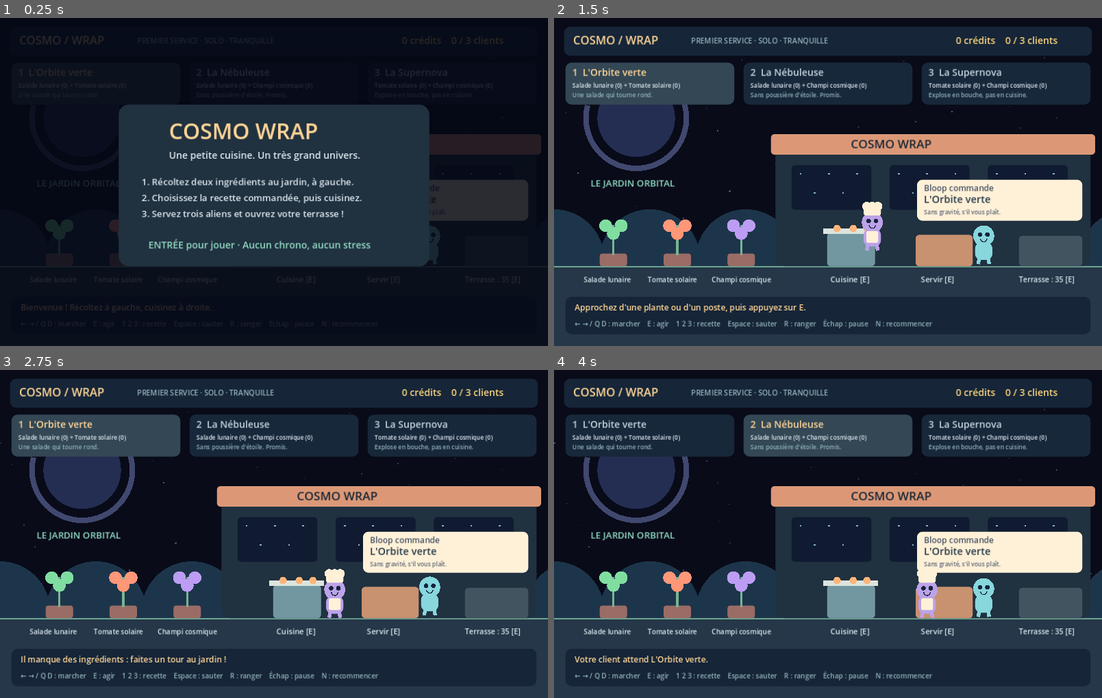
Above: before the commit, frames 1-4 (two rows, left to right).
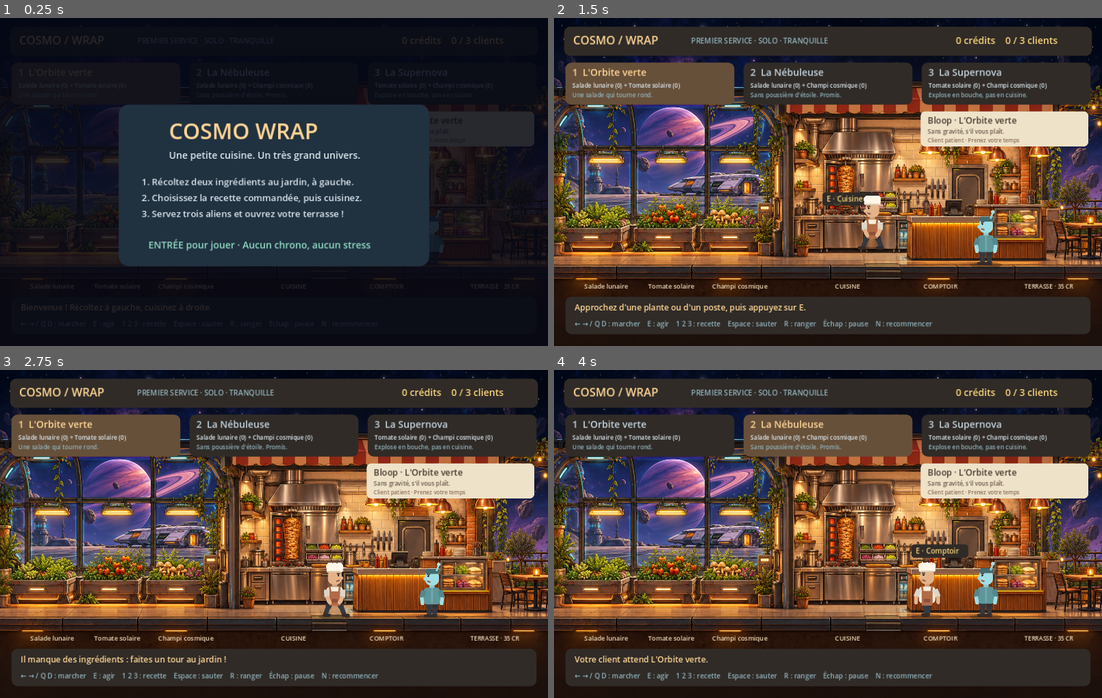
Above: after the commit, the same moments.

Repository: keno681/essai
Game: Godot game, scene res://main.tscn
Same seed, same stepped clock (60 frames per second), same inputs: the game is played once before the commit and once after it.
Inputs:
- Up to frame 1 (0.25 s): no input
- Up to frame 2 (1.5 s): tap Enter at 0.5 s; hold D 0.53-1.28 s; tap E at 0.6, 1.35 s; tap Space at 0.77 s; hold A from 1.28 s (still down)
- Up to frame 3 (2.75 s): tap Space at 1.52 s; release A at 2.03 s; hold D from 2.03 s (still down); tap Enter at 2.1 s; tap E at 2.3 s
- Up to frame 4 (4 s): tap 1 at 2.85 s; tap Space at 3.02, 3.77 s; tap E at 3.05, 3.8 s; release D at 3.53 s; hold A from 3.53 s (still down); tap 2 at 3.6 s

The runs differ from the first frame. In frame 1, 5.2% of the frame differs, in the area x 0-100%, y 2-83%; in frame 2, 83%; in frame 3, 83%; in frame 4, 83%, in the area x 0-100%, y 0-100%.

Commit message:
Redesign snack environment and animate articulated characters

Diff:
--- a/data/design.json
+++ b/data/design.json
@@ -1,26 +1,143 @@
 {
   "ingredients": [
-    {"id":"moonleaf","name":"Salade lunaire","color":"80dda0","x":130,"regrow_seconds":8},
-    {"id":"sunfruit","name":"Tomate solaire","color":"ff9778","x":270,"regrow_seconds":10},
-    {"id":"mushroom","name":"Champi cosmique","color":"bd9df4","x":410,"regrow_seconds":12}
+    {
+      "id": "moonleaf",
+      "name": "Salade lunaire",
+      "color": "80dda0",
+      "x": 130,
+      "regrow_seconds": 8
+    },
+    {
+      "id": "sunfruit",
+      "name": "Tomate solaire",
+      "color": "ff9778",
+      "x": 270,
+      "regrow_seconds": 10
+    },
+    {
+      "id": "mushroom",
+      "name": "Champi cosmique",
+      "color": "bd9df4",
+      "x": 410,
+      "regrow_seconds": 12
+    }
   ],
   "recipes": [
-    {"id":"orbit","name":"L'Orbite verte","ingredients":["moonleaf","sunfruit"],"price":12,"joke":"Une salade qui tourne rond."},
-    {"id":"nebula","name":"La Nébuleuse","ingredients":["moonleaf","mushroom"],"price":14,"joke":"Sans poussière d'étoile. Promis."},
-    {"id":"supernova","name":"La Supernova","ingredients":["sunfruit","mushroom"],"price":16,"joke":"Explose en bouche, pas en cuisine."}
+    {
+      "id": "orbit",
+      "name": "L'Orbite verte",
+      "ingredients": [
+        "moonleaf",
+        "sunfruit"
+      ],
+      "price": 12,
+      "joke": "Une salade qui tourne rond."
+    },
+    {
+      "id": "nebula",
+      "name": "La Nébuleuse",
+      "ingredients": [
+        "moonleaf",
+        "mushroom"
+      ],
+      "price": 14,
+      "joke": "Sans poussière d'étoile. Promis."
+    },
+    {
+      "id": "supernova",
+      "name": "La Supernova",
+      "ingredients": [
+        "sunfruit",
+        "mushroom"
+      ],
+      "price": 16,
+      "joke": "Explose en bouche, pas en cuisine."
+    }
   ],
   "customers": [
-    {"id":"bloop","name":"Bloop","color":"87d7dd","line":"Sans gravité, s'il vous plaît."},
-    {"id":"zaza","name":"Zaza","color":"ffb0ce","line":"J'ai trois estomacs, mais je commence petit."},
-    {"id":"otto","name":"Otto","color":"f9d47b","line":"Votre meilleur wrap, terrien !"}
+    {
+      "id": "bloop",
+      "name": "Bloop",
+      "color": "87d7dd",
+      "line": "Sans gravité, s'il vous plaît."
+    },
+    {
+      "id": "zaza",
+      "name": "Zaza",
+      "color": "ffb0ce",
+      "line": "J'ai trois estomacs, mais je commence petit."
+    },
+    {
+      "id": "otto",
+      "name": "Otto",
+      "color": "f9d47b",
+      "line": "Votre meilleur wrap, terrien !"
+    }
   ],
   "stations": [
-    {"id":"kitchen","name":"Cuisine","x":650,"action":"cook"},
-    {"id":"counter","name":"Comptoir","x":845,"action":"serve"},
-    {"id":"upgrade","name":"Agrandir","x":1090,"action":"upgrade"}
+    {
+      "id": "kitchen",
+      "name": "Cuisine",
+      "x": 650,
+      "action": "cook"
+    },
+    {
+      "id": "counter",
+      "name": "Comptoir",
+      "x": 845,
+      "action": "serve"
+    },
+    {
+      "id": "upgrade",
+      "name": "Agrandir",
+      "x": 1090,
+      "action": "upgrade"
+    }
   ],
   "systems": [
-    {"id":"movement","speed":240,"jump_speed":-450,"gravity":1100},
-    {"id":"service","first_goal":3,"upgrade_cost":35,"upgrade_bonus":5}
+    {
+      "id": "movement",
+      "speed": 240,
+      "jump_speed": -450,
+      "gravity": 1100
+    },
+    {
+      "id": "service",
+      "first_goal": 3,
+      "upgrade_cost": 35,
+      "upgrade_bonus": 5
+    }
+  ],
+  "visuals": [
+    {
+      "id": "restaurant",
+      "asset": "art/restaurant.png",
+      "width": 1200,
+      "height": 768
+    }
+  ],
+  "animations": [
+    {
+      "id": "walk",
+      "frequency": 9.0,
+      "amplitude": 17.0
+    },
+    {
+      "id": "idle",
+      "frequency": 1.7,
+      "amplitude": 1.3
+    },
+    {
+      "id": "cook",
+      "duration": 0.8
+    },
+    {
+      "id": "serve",
+      "duration": 0.65
+    },
+    {
+      "id": "harvest",
+      "duration": 0.6
+    }
   ]
 }
--- a/main.gd
+++ b/main.gd
@@ -15,6 +15,11 @@
 var message := "Bienvenue ! Récoltez à gauche, cuisinez à droite."
 var message_time := 8.0
 var clock := 0.0
+var walk_cycle := 0.0
+var walking := false
+var facing := 1.0
+var action_time := 0.0
+var backdrop: Texture2D
 var menu := true
 var completed := false
 var font: Font = ThemeDB.fallback_font
@@ -25,6 +30,14 @@
 		inventory[item.id] = 0
 		cooldowns[item.id] = 0.0
 	load_progress()
+	var art_path: String = "res://" + sheet.visuals[0].asset
+	if ResourceLoader.exists(art_path):
+		backdrop = load(art_path)
+
+func animation(id: String) -> Dictionary:
+	for row in sheet.animations:
+		if row.id == id: return row
+	return {}
 
 func recipe(index: int) -> Dictionary:
 	return sheet.recipes[index]
@@ -44,6 +57,7 @@
 	for ingredient in recipe(selected).ingredients:
 		inventory[ingredient] -= 1
 	holding = selected
+	action_time = float(animation("cook").duration)
 	say("Wrap prêt ! Direction le comptoir.")
 	return true
 
@@ -56,6 +70,7 @@
 		return false
 	coins += int(recipe(order).price) + (5 if upgraded else 0)
 	served += 1
+	action_time = float(animation("serve").duration)
 	holding = -1
 	customer = (customer + 1) % sheet.customers.size()
 	order = (order + 1) % sheet.recipes.size()
@@ -74,6 +89,7 @@
 				say("Ça repousse tranquillement… Essayez une autre plante.")
 			else:
 				inventory[item.id] += 1
+				action_time = float(animation("harvest").duration)
 				cooldowns[item.id] = float(item.regrow_seconds)
 				say("+1 " + item.name)
 			return
@@ -133,6 +149,11 @@
 	clock += delta
 	if not menu:
 		var axis := float(Input.is_physical_key_pressed(KEY_D) or Input.is_physical_key_pressed(KEY_RIGHT)) - float(Input.is_physical_key_pressed(KEY_A) or Input.is_physical_key_pressed(KEY_Q) or Input.is_physical_key_pressed(KEY_LEFT))
+		walking = absf(axis) > 0
+		if walking:
+			facing = signf(axis)
+			walk_cycle += delta * float(animation("walk").frequency)
+		action_time = maxf(0.0, action_time - delta)
 		player.x = clampf(player.x + axis * 240 * delta, 40, 1160)
 		vertical += 1100 * delta
 		player.y = minf(505, player.y + vertical * delta)
@@ -167,73 +188,110 @@
 	draw_style_box(style, rect)
 
 func alien(position: Vector2, color: Color, chef: bool = false) -> void:
-	draw_circle(position + Vector2(0, -23), 23, color)
-	panel(Rect2(position + Vector2(-19, -9), Vector2(38, 39)), color)
-	draw_circle(position + Vector2(-8, -26), 5, Color("17243d"))
-	draw_circle(position + Vector2(8, -26), 5, Color("17243d"))
-	draw_arc(position + Vector2(0,-17), 7, 0, PI, 12, Color("17243d"), 2)
-	draw_line(position + Vector2(-10,27), position + Vector2(-12,39), color, 8)
-	draw_line(position + Vector2(10,27), position + Vector2(12,39), color, 8)
+	var phase := walk_cycle if chef else clock * float(animation("idle").frequency)
+	var stride := sin(phase) * float(animation("walk").amplitude) if chef and walking else sin(phase) * float(animation("idle").amplitude)
+	var bounce := absf(cos(phase)) * 2.0 if chef and walking else sin(clock * 2) * 1.0
+	var direction := facing if chef else -1.0
+	var skin := Color("e5b388") if chef else color.lightened(0.2)
+	var shirt := Color("f6eddc") if chef else color.darkened(0.3)
+	var pants := Color("343940")
+	var origin := position + Vector2(0, -6 - bounce)
+	draw_set_transform(position + Vector2(0,37), 0, Vector2(1.6,0.28))
+	draw_circle(Vector2.ZERO,22,Color(0.05,0.03,0.02,0.3))
+	draw_set_transform(origin,0,Vector2(direction,1))
+	# Articulated knees, forearms and feet: a proper walking silhouette.
+	for side in [-1,1]:
+		var hip := Vector2(side*7,9)
+		var knee := Vector2(side*7 + stride*side*0.55,23)
+		var ankle := Vector2(side*7 + stride*side,40)
+		draw_line(hip,knee,pants.darkened(0.12 if side<0 else 0),11,true)
+		draw_line(knee,ankle,pants,9,true)
+		panel(Rect2(ankle+Vector2(-5,-3),Vector2(17,7)),Color("352b2b"),3)
+	panel(Rect2(-18,-22,36,37),shirt,8)
 	if chef:
-		panel(Rect2(position + Vector2(-19,-55),Vector2(38,17)),Color("fff1d8"),5)
-		for x in [-12,0,12]: draw_circle(position + Vector2(x,-58), 10, Color("fff1d8"))
-		panel(Rect2(position + Vector2(-13,-4),Vector2(26,26)),Color("fff1d8"),4)
+		panel(Rect2(-12,-12,24,32),Color("b16b47"),3)
+		draw_line(Vector2(-11,-22),Vector2(-7,6),Color("b16b47"),3,true)
+		draw_line(Vector2(11,-22),Vector2(7,6),Color("b16b47"),3,true)
+		panel(Rect2(-7,5,14,8),Color("8f5039"),2)
+	else:
+		draw_line(Vector2(0,-20),Vector2(0,11),shirt.lightened(0.18),2,true)
+	for side in [-1,1]:
+		var shoulder := Vector2(side*18,-15)
+		var elbow := Vector2(side*22 - stride*side*0.35,0)
+		var hand := Vector2(side*20-stride*side*0.7,13)
+		if chef and side==1 and (holding>=0 or action_time>0):
+			elbow = Vector2(26,-4)
+			hand = Vector2(37,-16 + sin(action_time*24)*4 if action_time>0 else -13)
+		draw_line(shoulder,elbow,shirt.darkened(0.1),10,true)
+		draw_line(elbow,hand,skin,7,true)
+		draw_circle(hand,4,skin)
+		if chef and side==1 and holding>=0:
+			draw_set_transform(origin+Vector2(hand.x*direction,hand.y-6),-0.2*direction)
+			panel(Rect2(-6,-13,22,17),Color("efd1a0"),5)
+			draw_line(Vector2(-3,-10),Vector2(12,-10),Color("6a9e50"),4,true)
+			draw_line(Vector2(1,-9),Vector2(9,-9),Color("c85240"),3,true)
+			draw_set_transform(origin,0,Vector2(direction,1))
+	draw_line(Vector2(0,-22),Vector2(0,-31),skin.darkened(0.1),10,true)
+	panel(Rect2(-15,-59,30,32),skin,12)
+	draw_circle(Vector2(15,-41),4,skin.darkened(0.03))
+	draw_circle(Vector2(8,-47),2,Color("302e35"))
+	draw_line(Vector2(5,-51),Vector2(11,-51),Color("644a3d"),2,true)
+	draw_line(Vector2(10,-36),Vector2(4,-34),Color("935c50"),2,true)
+	draw_circle(Vector2(14,-42),2,Color("f0bf95") if chef else skin)
+	if chef:
+		panel(Rect2(-18,-63,36,9),Color("fff7e7"),3)
+		for x in [-10,0,10]: draw_circle(Vector2(x,-66),9,Color("fff7e7"))
+		draw_line(Vector2(-15,-55),Vector2(12,-55),Color("dcc9ac"),2,true)
+	else:
+		panel(Rect2(-16,-63,30,11),color.darkened(0.5),5)
+		draw_line(Vector2(-10,-59),Vector2(-15,-72),color,3,true)
+		draw_circle(Vector2(-15,-73),4,color.lightened(0.25))
+	draw_set_transform(Vector2.ZERO)
 
 func _draw() -> void:
 	if sheet.is_empty(): return
-	for i in range(85):
-		var point := Vector2(fmod(i * 127.7,1200), fmod(i * 73.3,420) + 75)
-		draw_circle(point, 1.0 + (i % 3) * 0.4, Color(0.7,0.8,1,0.25 + 0.2 * sin(clock + i)))
-	draw_circle(Vector2(180,220),85,Color("242e53"))
-	draw_arc(Vector2(180,220),110,-0.3,3.4,64,Color("41486f"),12)
-	for i in range(7):
-		draw_circle(Vector2(i*210,530),110,Color("1d354b"))
-	draw_rect(Rect2(0,545,1200,175),Color("253748"))
-	draw_line(Vector2(0,546),Vector2(1200,546),Color("6ea593"),4)
-	panel(Rect2(485,260,690,285),Color("203140"),20)
-	panel(Rect2(475,255,710,45),Color("dc9876"),8)
-	label_at("COSMO WRAP",Vector2(650,286),26,Color("182637"))
-	for x in [520,735,950]:
-		panel(Rect2(x,323,175,98),Color("101b32"),8)
-		for j in range(5): draw_circle(Vector2(x+20+j*31,342+j%2*42),2,Color("85b4c5"))
-	label_at("LE JARDIN ORBITAL",Vector2(80,370),20,Color("91dbc2"))
+	if backdrop:
+		draw_texture_rect(backdrop,Rect2(0,0,float(sheet.visuals[0].width),float(sheet.visuals[0].height)),false)
+	else:
+		draw_rect(Rect2(0,190,1200,420),Color("463e39"))
+	# Soft room lighting and active stations stay legible without covering the art.
 	for item in sheet.ingredients:
 		var x := float(item.x)
-		panel(Rect2(x-30,517,60,28),Color("9b6c66"),6)
-		draw_line(Vector2(x,520),Vector2(x,455),Color("78b492"),5)
-		var color := Color(item.color) if cooldowns[item.id] <= 0 else Color("495a65")
-		for shift in [-17,0,17]: draw_circle(Vector2(x+shift,473-abs(shift)),14,color)
-		label_at(item.name,Vector2(x-65,580),15)
-		if cooldowns[item.id] > 0: label_at("%ds" % ceili(cooldowns[item.id]),Vector2(x-12,441),16)
-		if absf(player.x-x)<58 and not menu: label_at("[E] Récolter",Vector2(x-45,410),16,Color("f9d47b"))
-	panel(Rect2(598,472,105,73),Color("7297a0"),8)
-	draw_rect(Rect2(590,462,120,12),Color("dce4dd"))
-	for x in [620,655,685]: draw_circle(Vector2(x,462),8,Color("ffb579"))
-	panel(Rect2(792,476,125,69),Color("c89170"),8)
-	panel(Rect2(1018,478,139,67),Color("7e8e80") if upgraded else Color("415460"),8)
-	label_at("Cuisine [E]",Vector2(605,580),17)
-	label_at("Servir [E]",Vector2(803,580),17)
-	label_at("Terrasse ouverte" if upgraded else "Terrasse : 35 [E]",Vector2(1018,580),16)
+		if cooldowns[item.id] > 0:
+			panel(Rect2(x-23,455,46,22),Color("332f29"),6)
+			label_at("%ds" % ceili(cooldowns[item.id]),Vector2(x-11,471),14,Color("e4c69b"))
+		if absf(player.x-x)<58 and not menu:
+			panel(Rect2(x-64,393,128,30),Color("302b27"),6)
+			label_at("E · Récolter",Vector2(x-47,413),17,Color("f9d47b"))
+		label_at(item.name,Vector2(x-64,594),14,Color("edd8b7"))
+	for station in sheet.stations:
+		var x := float(station.x)
+		if absf(player.x-x)<65 and not menu:
+			panel(Rect2(x-62,383,124,29),Color("302b27"),6)
+			label_at("E · "+station.name,Vector2(x-53,403),16,Color("f9d47b"))
+	label_at("CUISINE",Vector2(615,594),14,Color("edd8b7"))
+	label_at("COMPTOIR",Vector2(809,594),14,Color("edd8b7"))
+	label_at("TERRASSE OUVERTE" if upgraded else "TERRASSE · 35 CR",Vector2(1030,594),13,Color("edd8b7"))
+	# Heat drifting from the grill, with gentle ambient light movement.
+	for i in range(5):
+		var rise := fmod(clock*22+i*17,78)
+		draw_arc(Vector2(628+sin(clock+i)*8,407-rise),9,0.2,2.4,14,Color(1,0.92,0.76,(1-rise/78)*0.13),2,true)
 	if upgraded:
-		for x in [1035,1130]:
-			draw_line(Vector2(x,478),Vector2(x,403),Color("d4ba8c"),4)
-			draw_colored_polygon(PackedVector2Array([Vector2(x-33,416),Vector2(x,389),Vector2(x+33,416)]),Color("f9d47b"))
-	alien(Vector2(941,501 + sin(clock*2)*2),Color(sheet.customers[customer].color))
-	panel(Rect2(795,355,362,90),Color("fff1d8"),12)
-	label_at(sheet.customers[customer].name + " commande",Vector2(810,380),18,Color("445064"))
-	label_at(recipe(order).name,Vector2(810,406),22,Color("253748"))
-	label_at(sheet.customers[customer].line,Vector2(810,431),13,Color("596273"))
+		draw_circle(Vector2(1127,432),26,Color(1,0.7,0.3,0.1))
+		label_at("+5 / wrap",Vector2(1060,366),16,Color("f9d47b"))
+	alien(Vector2(946,505),Color(sheet.customers[customer].color))
 	alien(player,Color("bca2e9"),true)
-	if holding >= 0:
-		panel(Rect2(player+Vector2(18,-12),Vector2(27,17)),Color("e6c18b"),5)
-		draw_line(player+Vector2(22,-9),player+Vector2(40,-9),Color("83d79d"),4)
-	panel(Rect2(22,19,1156,64),Color("162538"))
+	panel(Rect2(803,205,367,77),Color("eee2c9"),10)
+	label_at(sheet.customers[customer].name+" · "+recipe(order).name,Vector2(818,232),19,Color("44382e"))
+	label_at(sheet.customers[customer].line,Vector2(818,254),13,Color("685446"))
+	label_at("Client patient · Prenez votre temps",Vector2(818,273),12,Color("8b7055"))
+	panel(Rect2(22,19,1156,64),Color("302b27"))
 	label_at("COSMO / WRAP",Vector2(42,58),25,Color("ffd696"))
 	label_at("PREMIER SERVICE · SOLO · TRANQUILLE",Vector2(300,56),16,Color("91b2bc"))
 	label_at("%d crédits    %d / 3 clients" % [coins,served],Vector2(880,57),21,Color("f9d47b"))
 	for i in range(3):
 		var x := 25 + i*390
-		panel(Rect2(x,98,370,92),Color("334755") if selected==i else Color("18283b"))
+		panel(Rect2(x,98,370,92),Color("67503a") if selected==i else Color("302b27"))
 		label_at("%d  %s" % [i+1,recipe(i).name],Vector2(x+15,127),21,Color("ffd696") if selected==i else Color("c4d4df"))
 		var parts: Array[String] = []
 		for id in recipe(i).ingredients:
@@ -241,7 +299,7 @@
 				if ingredient.id == id: parts.append("%s (%d)" % [ingredient.name,inventory[id]])
 		label_at(" + ".join(parts),Vector2(x+15,153),13)
 		label_at(recipe(i).joke,Vector2(x+15,174),13,Color("91b2bc"))
-	panel(Rect2(25,612,1150,82),Color("162538"))
+	panel(Rect2(25,612,1150,82),Color("302b27"))
 	label_at(message if message_time > 0 else "Prenez votre temps. Vos clients ne partent jamais sans leur wrap.",Vector2(45,642),18,Color("ffd696"))
 	label_at("← → / Q D : marcher    E : agir    1 2 3 : recette    Espace : sauter    R : ranger    Échap : pause    N : recommencer",Vector2(45,677),15,Color("91b2bc"))
 	if menu:
--- /dev/null
+++ b/tests/capture.gd
@@ -0,0 +1,17 @@
+extends SceneTree
+
+func _initialize() -> void:
+	call_deferred("capture")
+
+func capture() -> void:
+	var game = load("res://main.gd").new()
+	root.add_child(game)
+	game.menu = false
+	game.player.x = 715
+	game.holding = 0
+	await process_frame
+	await process_frame
+	await RenderingServer.frame_post_draw
+	var error := root.get_texture().get_image().save_png("/tmp/cosmo-gameplay.png")
+	print("Gameplay capture result: ", error)
+	quit(error)
Binary file added: art/gameplay.png
Not shown, added: art/gameplay.png.import
Binary file added: art/restaurant.png
Not shown, added: art/restaurant.png.import
Not shown, added: tests/capture.gd.uid
Not shown, changed: README.md
Not shown, changed: downloads/CosmoWrap-Windows-Leger.zip
Not shown, changed: downloads/CosmoWrap-Windows.zip
Not shown, changed: tests/preflight.py
